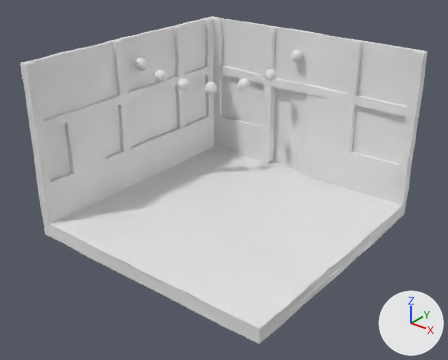
Renders of the FBX model Assets/Mesh/FullBackground/BackgroundBuilding1.fbx from each side of a commit.
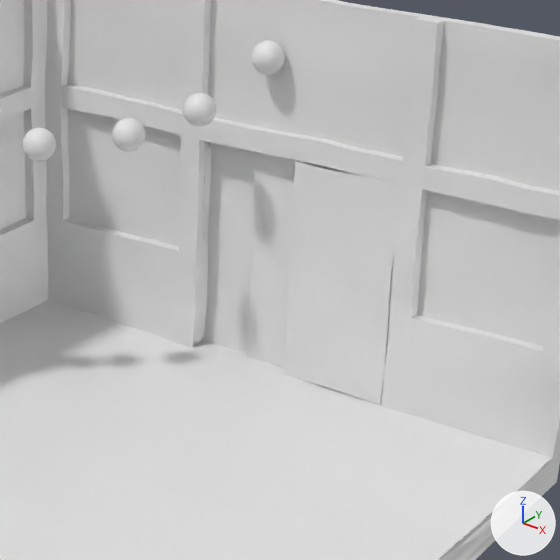
Each version appears first whole from a 50 mm camera at (16.51, -19.91, 10.84) aimed at (4.47, -4.87, 1.51), and next in a close-up on the part from 44% to 90% of the width and 9% to 68% of the height. Arrows for +X, +Y and +Z are at lower right; the lights stay in place. The older version's two pictures come first. Vertices at exactly the same position are counted once.

Script lines for the objects in view, before the commit:
```python
me_plane_006 = bpy.data.meshes.new('Plane.006')
me_plane_006.from_pydata(...)  # 18637 vertices, 18572 faces; spans x -0.36..9.02, y -9.04..0.37, z -0.33..5.69
# faces by material slot: [5168, 9548, 64, 1088, 2576, 64, 64]
me_plane_006.materials.append(mat_emission_template)  # white #e7e7e7
me_plane_006.materials.append(mat_boards)  # white #e7e7e7
me_plane_006.materials.append(mat_window)  # white #e7e7e7
me_plane_006.materials.append(mat_boards1)  # white #e7e7e7
me_plane_006.materials.append(mat_boards2)  # white #e7e7e7
me_plane_006.materials.append(mat_doorhandleleft)  # white #e7e7e7
me_plane_006.materials.append(mat_doorhandleright)  # white #e7e7e7
me_plane_009 = bpy.data.meshes.new('Plane.009')
me_plane_009.from_pydata(...)  # 6135 vertices, 6096 faces; spans x -0.36..9.02, y -9.03..0.35, z -0.57..5.7
# faces by material slot: [1824, 4272]
me_plane_009.materials.append(mat_emission_template)  # white #e7e7e7
me_plane_009.materials.append(mat_darkwood)  # white #e7e7e7
me_plane_010 = bpy.data.meshes.new('Plane.010')
me_plane_010.from_pydata(...)  # 3506 vertices, 3392 faces; spans x -0.87..1.65, y 0.12..0.5, z -0.01..3.39
me_plane_010.materials.append(mat_boards)  # white #e7e7e7
ob_boards = bpy.data.objects.new('Boards', me_plane_006)
ob_boards.location = (0.0, 0.0, 0.0)
ob_outerwood = bpy.data.objects.new('OuterWood', me_plane_009)
ob_outerwood.location = (0.0, 0.0, 0.0)
ob_slidingdoors = bpy.data.objects.new('SlidingDoors', me_plane_010)
ob_slidingdoors.location = (4.7, -0.15, 0.0)
# also in view: 'Floor' at (4.41, -4.41, 2.83); 'Spheres' at (2.15, -2.2, 4.25)
```
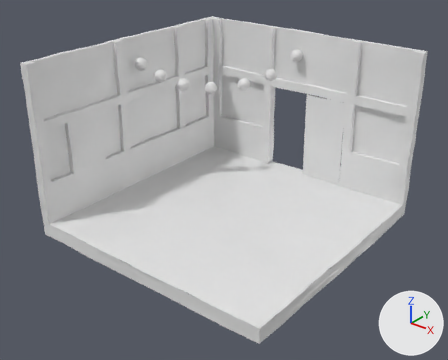
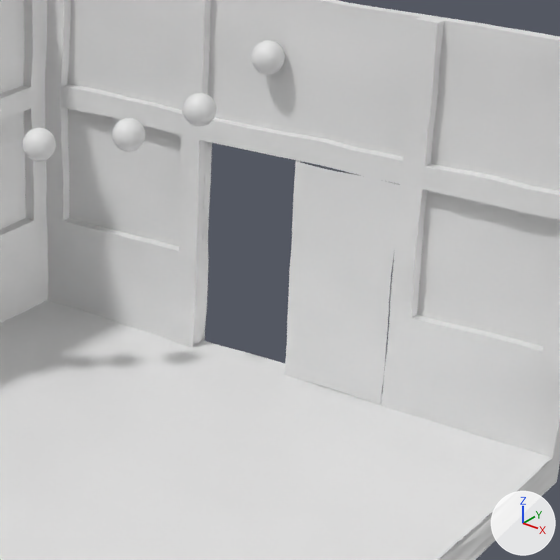
What differs and where, as boxes (x1, y1, x2, y2) in the close-ups (560 x 560 px):
'SlidingDoors', reshaped (24% narrower)
    before: (247, 152, 400, 405)
    after: (284, 160, 400, 405)
part 1 of me_plane_010, deleted
    before: (247, 152, 357, 369)
part 2 of me_plane_006, deleted
    before: (205, 143, 400, 392)

The change, as a list of edits to the scene's bpy script:
```text
Change me_plane_010:
    used by ob_slidingdoors; location = (4.7, -0.15, 0.0)
    remove me_plane_010.from_pydata(...)  # 3506 vertices, 3392 faces; spans x -0.87..1.65, y 0.12..0.5, z -0.01..3.39
    add me_plane_010.from_pydata(...)  # 2169 vertices, 2112 faces; spans x -0.06..1.65, y 0.12..0.3, z -0.01..3.39
    me_plane_010 part 1: the loose piece of 1849 vertices spanning x -0.87..0.87, y 0.33..0.5, z -0.01..3.38 is deleted
    other edits to the shape of me_plane_010 do not show in these pictures
    add me_plane_010.materials.append(mat_boards2)  # white #e7e7e7
    add me_plane_010.materials.append(mat_doorhandleleft)  # white #e7e7e7
    add me_plane_010.materials.append(mat_doorhandleright)  # white #e7e7e7
Change me_plane_006:
    used by ob_boards; location = (0.0, 0.0, 0.0)
    remove me_plane_006.from_pydata(...)  # 18637 vertices, 18572 faces; spans x -0.36..9.02, y -9.04..0.37, z -0.33..5.69
    add me_plane_006.from_pydata(...)  # 18564 vertices, 18476 faces; spans x -0.36..9.02, y -9.04..0.37, z -0.33..5.69
    me_plane_006 part 2
    73 vertices are removed from x 3.03..5.87, y 0.31..0.37, z 0.2..3.09
    96 faces are deleted
```
